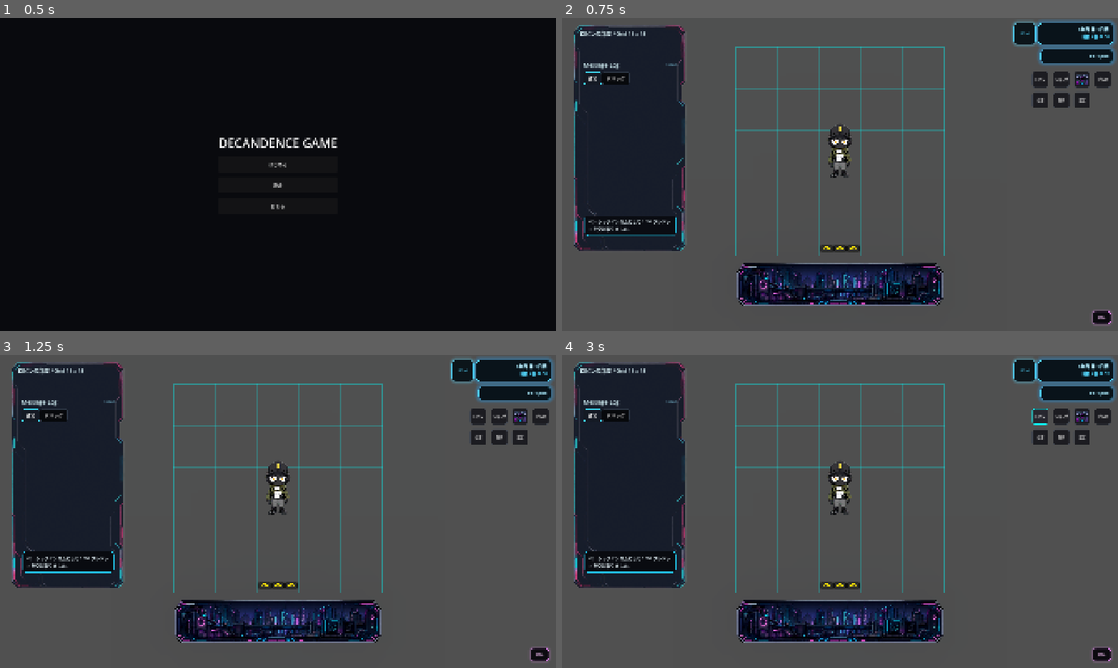
Above: before the commit, frames 1-4 (two rows, left to right).
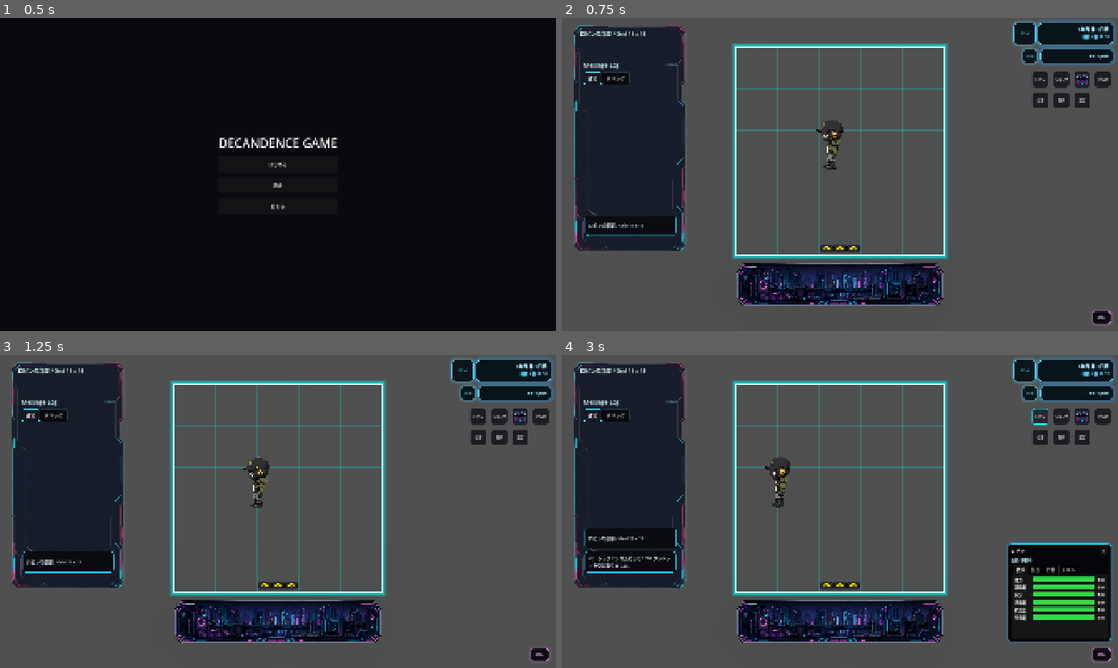
Above: after the commit, the same moments.

Repository: grimoire1089-coder/optimistic
Game: Godot game, scene res://Scenes/Boot/TitleScene.tscn
Two runs of this game, one before a commit and one after it. Both use one fixed random seed, a clock stepped at 60 frames per second and the inputs below. Sound files missing from this copy of the repository are replaced by a short silence.
Inputs:
- Up to frame 1 (0.5 s): no input
- Up to frame 2 (0.75 s): click "はじめる" at 0.5 s
- Up to frame 3 (1.25 s): no input
- Up to frame 4 (3 s): click "BGM" at 1.25 s; click "OFF" at 2 s; click "ロビン" at 2.75 s

Frame 1 is identical in both runs. In frame 2, 3.3% of the frame differs, in the area x 4-86%, y 8-78%; in frame 3, 3.6%; in frame 4, 10%, in the area x 3-100%, y 8-92%.
Error before the commit: Parse Error: Cannot infer the type of "is_offscreen_working" variable because the value doesn't have a set type. (res://Scripts/Characters/Robin/RobinWanderAct…

Commit message:
Fix Robin offscreen working type inference

Diff:
--- a/Scripts/Characters/Robin/RobinWanderActor.gd
+++ b/Scripts/Characters/Robin/RobinWanderActor.gd
@@ -88,7 +88,9 @@
 			_cancel_sit_behavior()
 			velocity = entrance_travel_velocity
 			facing_direction = entrance_travel_behavior_module.get_facing_direction()
-			var is_offscreen_working := entrance_travel_behavior_module.has_method("is_working") and entrance_travel_behavior_module.call("is_working") == true
+			var is_offscreen_working: bool = false
+			if entrance_travel_behavior_module.has_method("is_working"):
+				is_offscreen_working = entrance_travel_behavior_module.call("is_working") == true
 			if not is_offscreen_working:
 				move_and_slide()
 				if wander_module.clamp_body_to_movement_area(true):
